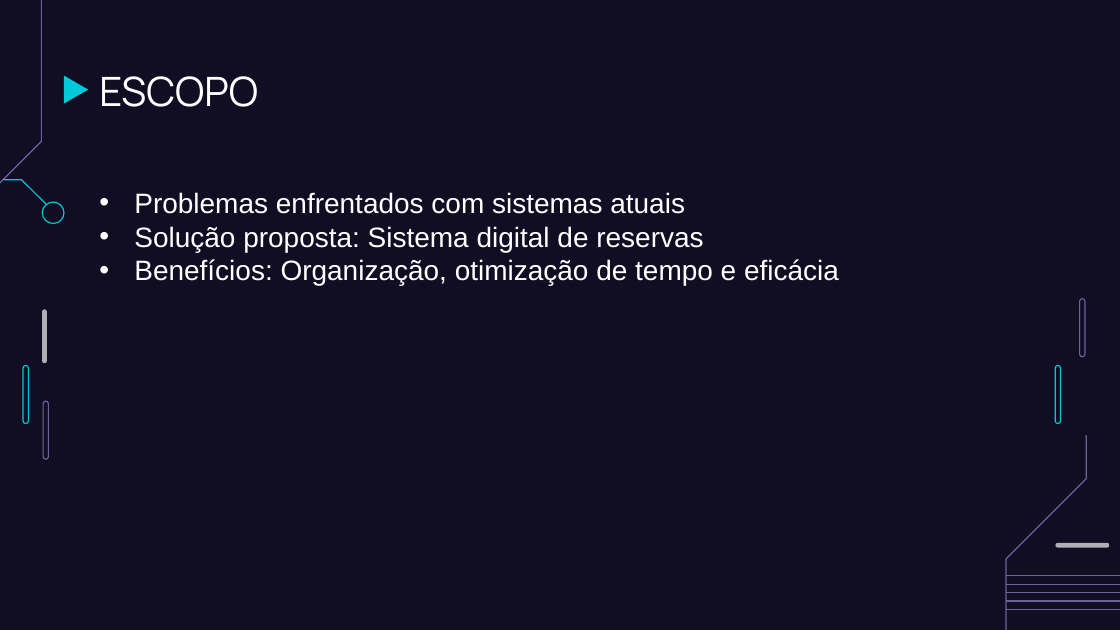
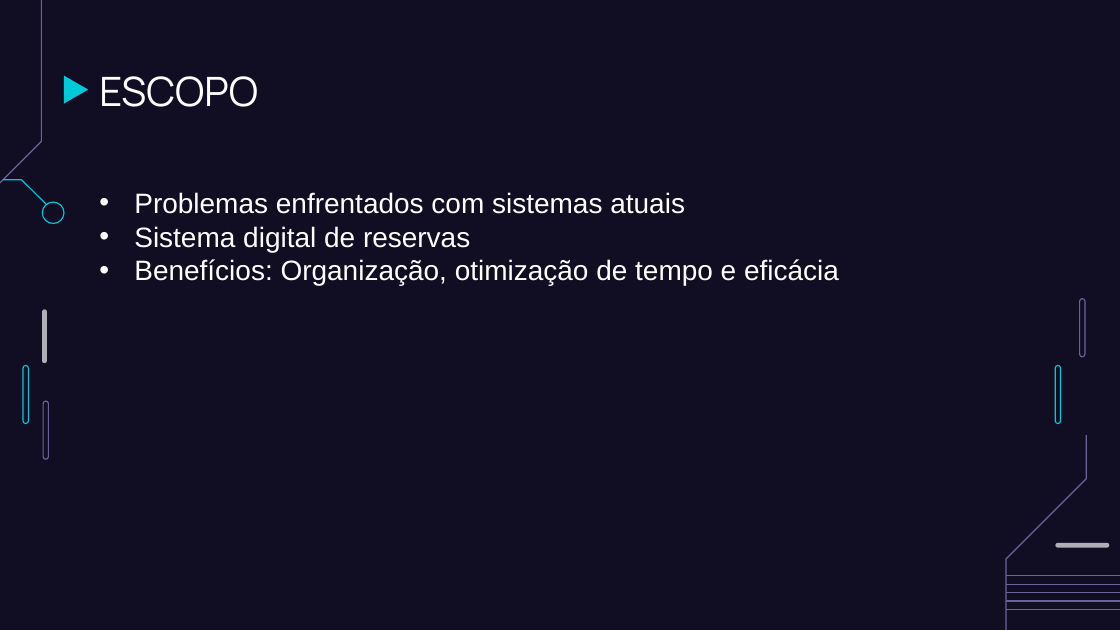
Before and after one commit to EduardoHRL/Projetos, a slide deck: slide 5 of tcc/apresentacao/Apresentação TCC.pptx. Drawn at 1120x630 pixels with LibreOffice and Linux fonts; fonts in the diff are those of the drawing. Boxes give left, top, right and bottom in pixels: in the first picture for what was removed or moved away, otherwise in the second. Text is boxed around its words. In the diff, an @@ line names an element or a change of style, - is before the commit and + after.

```diff
--- a/tcc/apresentacao/Apresentação TCC.pptx
+++ b/tcc/apresentacao/Apresentação TCC.pptx
@@ subtitle at (134,226,470,252): text changed @@
-• Solução proposta: Sistema digital de reservas
+• Sistema digital de reservas
```
Also in this commit, not shown: 2 other slides changed, 2 other files.
